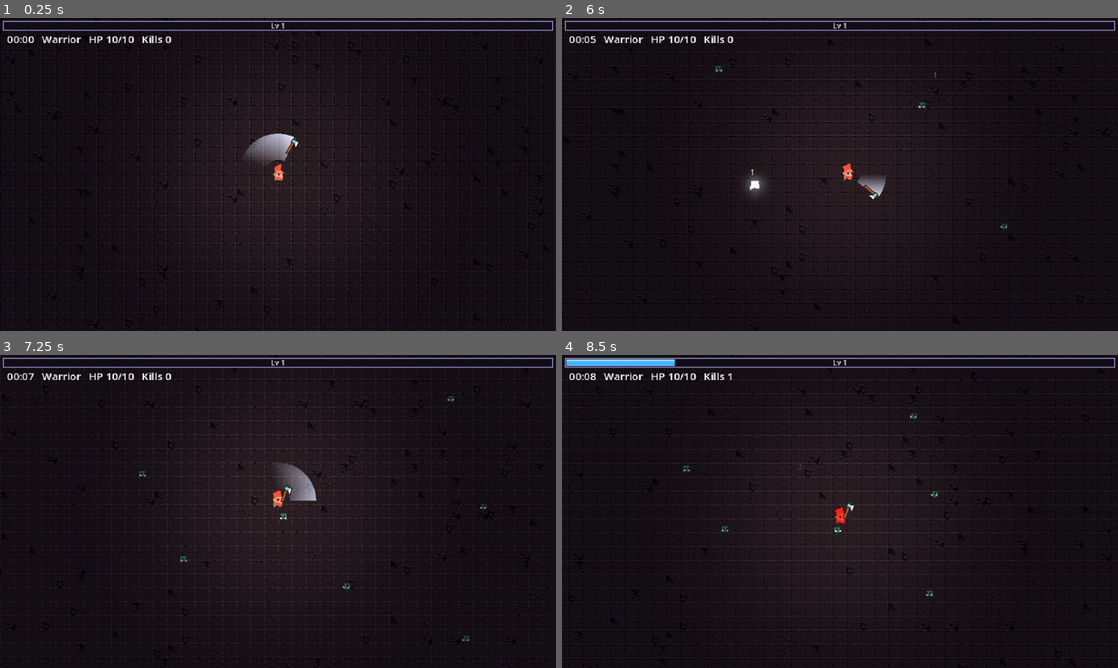
Above: before the commit, frames 1-4 (two rows, left to right).
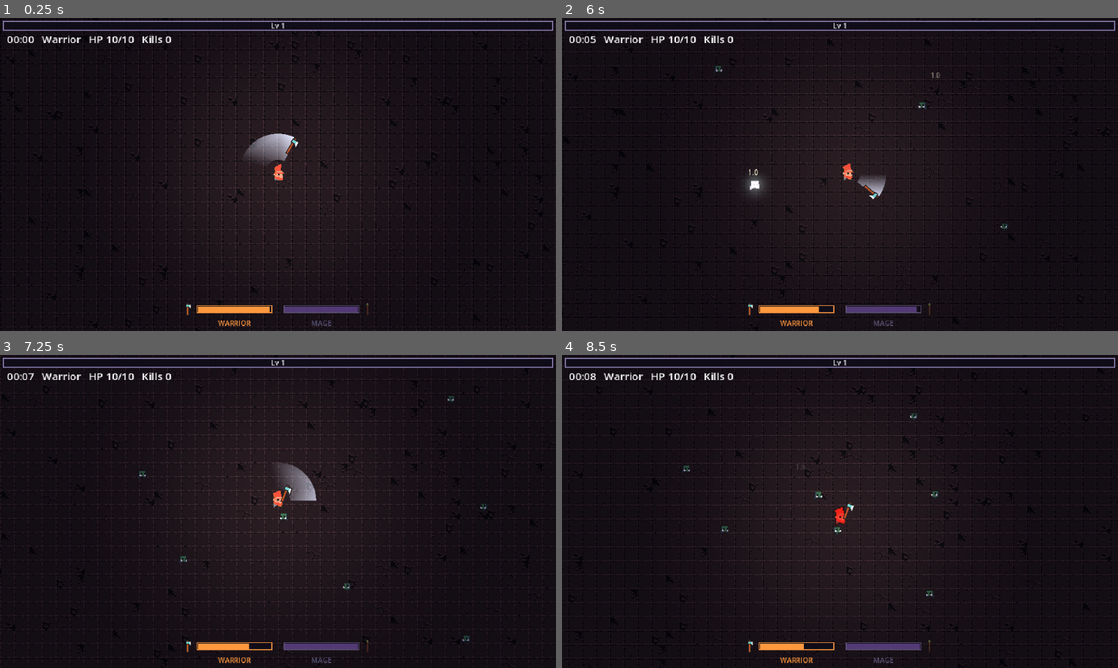
Above: after the commit, the same moments.

Repository: Unwin41/shiftborn
Game: Godot game, scene res://scenes/main.tscn
The game is run twice, just before and just after one commit, with the same random seed, the same clock (stepped at 60 frames per second) and the same inputs.
Inputs (mouse positions are in pixels of both pictures, inside the frame that each line leads up to):
- Up to frame 1 (0.25 s): no input
- Up to frame 2 (6 s): tap Enter at 0.5, 2.1 s; move the mouse to (962, 158) at 0.52 s; hold D (move_right) 0.53-1.28 s; tap Space (shift_form) at 0.6, 5.1 s; move the mouse to (728, 190) at 1.27 s; hold S (move_down) 1.28-2.03 s; tap Shift at 1.35, 5.85 s; move the mouse to (895, 105) at 2.02 s; hold D (move_right) 2.03-2.78 s; move the mouse to (812, 237) at 2.77 s; hold W (move_up) 2.78-3.53 s; tap 1 at 2.85 s; move the mouse to (1006, 221) at 3.52 s; hold A (move_left) 3.53-5.03 s; tap 2 at 3.6 s; move the mouse to (673, 127) at 4.27 s; tap 3 at 4.35 s; move the mouse to (867, 174) at 5.02 s; hold S (move_down) 5.03-5.78 s; move the mouse to (756, 96) at 5.77 s; hold D (move_right) from 5.78 s (still down)
- Up to frame 3 (7.25 s): move the mouse to (400, 495) at 6.52 s; release D (move_right) at 6.53 s; hold W (move_up) from 6.53 s (still down); tap Enter at 6.6 s
- Up to frame 4 (8.5 s): move the mouse to (728, 527) at 7.27 s; release W (move_up) at 7.28 s; hold D (move_right) 7.28-8.03 s; tap 1 at 7.35 s; move the mouse to (895, 442) at 8.02 s; hold S (move_down) from 8.03 s (still down); tap 2 at 8.1 s

The runs differ from the first frame. In frame 1, 0.8% of the frame differs, in the area x 33-67%, y 91-99%; in frame 2, 0.8%; in frame 3, 0.7%; in frame 4, 1.2%, in the area x 0-67%, y 1-99%.

Commit message:
feat: form resistances, form energy and player death
Shifting is now a real decision:
- Resistances: skeletons resist the mage, imps resist the warrior; the
  wrong form deals 25% (grey numbers, dull hit sound). A diamond above
  each resistant enemy shows the color of the form that beats it.
  Shift Burst ignores resistance.
- Form energy: the active form drains over 12s and its damage drops to
  50%; the resting form recovers over 6s. Shown as two bars with icons
  at the bottom center of the HUD.
- The player now flashes, squashes and vanishes on death, and the
  light dies out, like the enemies.
- New generated SFX: hit_resisted. README explains why to shift.
- Version 0.4.0

Co-Authored-By: Claude Opus 5.5 <noreply@anthropic.com>

Diff:
--- a/project.godot
+++ b/project.godot
@@ -11,7 +11,7 @@
 [application]
 
 config/name="Shiftborn"
-config/version="0.3.0"
+config/version="0.4.0"
 config/description="Survivors-like where you shift between knight and mage. GitHub Game Off 2026 (theme: SHIFT)."
 run/main_scene="res://scenes/main.tscn"
 config/features=PackedStringArray("4.7", "GL Compatibility")
--- a/scenes/enemy_runner.tscn
+++ b/scenes/enemy_runner.tscn
@@ -8,6 +8,7 @@
 max_health = 1.5
 contact_dps = 1.5
 body_radius = 5.0
+resisted_form = 0
 
 [node name="Sprite" parent="." index="0"]
 sprite_frames = ExtResource("2_imp")
--- a/scenes/enemy_skeleton.tscn
+++ b/scenes/enemy_skeleton.tscn
@@ -7,6 +7,7 @@
 move_speed = 38.0
 max_health = 6.0
 contact_dps = 3.0
+resisted_form = 1
 
 [node name="Sprite" parent="." index="0"]
 sprite_frames = ExtResource("2_skeleton")
--- a/scenes/main.tscn
+++ b/scenes/main.tscn
@@ -10,6 +10,7 @@
 [ext_resource type="PackedScene" path="res://scenes/enemy_skeleton.tscn" id="8_skeleton"]
 [ext_resource type="Script" path="res://scripts/damage_numbers.gd" id="9_numbers"]
 [ext_resource type="Script" path="res://scripts/xp_bar.gd" id="10_xp_bar"]
+[ext_resource type="Script" path="res://scripts/energy_bars.gd" id="11_energy"]
 
 [sub_resource type="Resource" id="Resource_opening"]
 script = ExtResource("5_wave")
@@ -95,6 +96,19 @@
 offset_bottom = 36.0
 theme_override_font_sizes/font_size = 12
 
+[node name="EnergyBars" type="Control" parent="HUD"]
+unique_name_in_owner = true
+anchors_preset = 12
+anchor_top = 1.0
+anchor_right = 1.0
+anchor_bottom = 1.0
+offset_top = -32.0
+offset_bottom = -6.0
+grow_horizontal = 2
+grow_vertical = 0
+mouse_filter = 2
+script = ExtResource("11_energy")
+
 [node name="CenterLabel" type="Label" parent="HUD"]
 unique_name_in_owner = true
 anchors_preset = 15
--- a/scripts/audio_manager.gd
+++ b/scripts/audio_manager.gd
@@ -28,6 +28,7 @@
 	&"axe_hit": {variants = 3, volume_db = -7.0, voices = 4, interval_ms = 35, pitch = 1.15},
 	&"bolt_cast": {variants = 3, volume_db = -13.0, voices = 3, interval_ms = 40, pitch = 1.08},
 	&"bolt_hit": {variants = 2, volume_db = -12.0, voices = 3, interval_ms = 35, pitch = 1.12},
+	&"hit_resisted": {variants = 2, volume_db = -9.0, voices = 3, interval_ms = 45, pitch = 1.06},
 	&"enemy_death": {variants = 3, volume_db = -9.0, voices = 4, interval_ms = 30, pitch = 1.15},
 	&"player_hurt": {variants = 2, volume_db = -4.0, voices = 1, interval_ms = 150, pitch = 1.05},
 	&"player_death": {variants = 1, volume_db = -2.0, voices = 1, interval_ms = 0, pitch = 1.0},
--- a/scripts/bolt.gd
+++ b/scripts/bolt.gd
@@ -64,8 +64,9 @@
 		return
 	_hit[id] = true
 	var hit_position := area.global_position
-	area.take_damage(damage)
-	AudioManager.play(&"bolt_hit")
+	area.take_damage(damage, Player.Form.MAGE)
+	var resisted: bool = area is Enemy and area.resists(Player.Form.MAGE)
+	AudioManager.play(&"hit_resisted" if resisted else &"bolt_hit")
 	if chain > 0 and _jump_from(hit_position):
 		chain -= 1
 		return
--- a/scripts/damage_numbers.gd
+++ b/scripts/damage_numbers.gd
@@ -13,6 +13,8 @@
 const MAX_ACTIVE_HIGH := 80
 const MAX_ACTIVE_LOW := 30
 const COLOR := Color(1.0, 0.95, 0.8)
+## Hits on a resisted form: grey, so the player sees the attack is weak.
+const RESISTED_COLOR := Color(0.6, 0.6, 0.66)
 const OUTLINE_COLOR := Color(0.05, 0.03, 0.08, 0.9)
 ## Numbers start a bit above the enemy's feet.
 const START_OFFSET := Vector2(0.0, -10.0)
@@ -26,6 +28,7 @@
 var _positions: PackedVector2Array = []
 var _texts: PackedStringArray = []
 var _ages: PackedFloat32Array = []
+var _colors: PackedColorArray = []
 var _lines: Dictionary[String, TextLine] = {}
 
 
@@ -41,7 +44,7 @@
 	material = UNSHADED
 
 
-func spawn(at: Vector2, amount: float) -> void:
+func spawn(at: Vector2, amount: float, resisted: bool = false) -> void:
 	if amount <= 0.0:
 		return
 	if _positions.size() >= max_active:
@@ -49,6 +52,11 @@
 	_positions.append(at + START_OFFSET)
 	_texts.append(format_amount(amount))
 	_ages.append(0.0)
+	_colors.append(RESISTED_COLOR if resisted else COLOR)
+
+
+func color_of_newest() -> Color:
+	return _colors[_colors.size() - 1] if not _colors.is_empty() else COLOR
 
 
 func count() -> int:
@@ -82,7 +90,7 @@
 		var line := _line_for(_texts[i])
 		var at := _positions[i] + Vector2(-TEXT_WIDTH * 0.5, -RISE * t - line.get_line_ascent())
 		line.draw_outline(canvas, at, OUTLINE_SIZE, Color(OUTLINE_COLOR, OUTLINE_COLOR.a * alpha))
-		line.draw(canvas, at, Color(COLOR, alpha))
+		line.draw(canvas, at, Color(_colors[i], alpha))
 
 
 func _line_for(text: String) -> TextLine:
@@ -103,3 +111,4 @@
 	_positions.remove_at(0)
 	_texts.remove_at(0)
 	_ages.remove_at(0)
+	_colors.remove_at(0)
--- a/scripts/enemy.gd
+++ b/scripts/enemy.gd
@@ -5,7 +5,8 @@
 ## Needs an AnimatedSprite2D child named "Sprite" with a "run" animation.
 
 signal died(enemy: Enemy)
-signal damaged(enemy: Enemy, amount: float)
+## [param resisted] is true when the hit came from the form it resists.
+signal damaged(enemy: Enemy, amount: float, resisted: bool)
 
 const PLAYER_RADIUS := 7.0
 const HIT_FLASH_TIME := 0.08
@@ -17,6 +18,11 @@
 ## Death pop: flash, squash and fade before the node is freed.
 const DEATH_TIME := 0.2
 const DEATH_SCALE := Vector2(1.5, 0.3)
+## "No form": a neutral damage source, or an enemy that resists nothing.
+const NO_FORM := -1
+## Share of damage taken from the resisted form.
+const RESISTED_DAMAGE := 0.25
+const WEAKNESS_MARK_OFFSET := Vector2(0.0, -12.0)
 
 @export var move_speed: float = 45.0
 @export var max_health: float = 3.0
@@ -24,18 +30,35 @@
 @export var body_radius: float = 6.0
 ## XP granted to the player on death.
 @export var xp_value: int = 1
+## Form whose attacks deal only [constant RESISTED_DAMAGE] of their damage.
+@export_enum("None:-1", "Warrior:0", "Mage:1") var resisted_form: int = NO_FORM
 
 var target: Node2D
 var health: float
 
 var _hit_flash: float = 0.0
+var _weakness_mark: WeaknessMark
 var _knockback_velocity: Vector2 = Vector2.ZERO
 
 @onready var _sprite: AnimatedSprite2D = $Sprite
 
 
+static func damage_after_resist(amount: float, resisted: int, source_form: int) -> float:
+	if resisted != NO_FORM and source_form == resisted:
+		return amount * RESISTED_DAMAGE
+	return amount
+
+
+func resists(source_form: int) -> bool:
+	return resisted_form != NO_FORM and source_form == resisted_form
+
+
 func _ready() -> void:
 	health = max_health
+	if resisted_form != NO_FORM:
+		var weak_to := Player.Form.MAGE if resisted_form == Player.Form.KNIGHT else Player.Form.KNIGHT
+		_weakness_mark = WeaknessMark.create(weak_to, WEAKNESS_MARK_OFFSET)
+		add_child(_weakness_mark)
 	_sprite.play(&"run")
 	# Desync animations so a crowd does not bob in lockstep.
 	_sprite.frame = randi() % maxi(_sprite.sprite_frames.get_frame_count(&"run"), 1)
@@ -56,12 +79,16 @@
 		target.take_damage(contact_dps * delta)
 
 
-func take_damage(amount: float) -> void:
+## [param source_form] is the attacking form, or [constant NO_FORM] for
+## damage that ignores resistance (Shift Burst).
+func take_damage(amount: float, source_form: int = NO_FORM) -> void:
 	if health <= 0.0:
 		return
-	var dealt := minf(amount, health)
-	health -= amount
-	damaged.emit(self, dealt)
+	var resisted := resists(source_form)
+	var final_amount := damage_after_resist(amount, resisted_form, source_form)
+	var dealt := minf(final_amount, health)
+	health -= final_amount
+	damaged.emit(self, dealt, resisted)
 	_hit_flash = HIT_FLASH_TIME
 	_sprite.modulate = HIT_FLASH_MODULATE
 	if health <= 0.0:
@@ -78,6 +105,8 @@
 			remove_from_group(group)
 	set_deferred(&"monitorable", false)
 	set_physics_process(false)
+	if _weakness_mark != null:
+		_weakness_mark.hide()
 	var tween := create_tween().set_parallel()
 	tween.tween_property(_sprite, ^"scale", DEATH_SCALE, DEATH_TIME).set_ease(Tween.EASE_OUT)
 	tween.tween_property(_sprite, ^"modulate", Color(HIT_FLASH_MODULATE, 0.0), DEATH_TIME)
--- /dev/null
+++ b/scripts/energy_bars.gd
@@ -0,0 +1,82 @@
+class_name EnergyBars
+extends Control
+## HUD panel at the bottom center: one energy bar per form with its icon
+## and name. The active form is bright with a highlighted frame; the
+## resting one is dimmed. See [FormEnergy].
+
+const BAR_SIZE := Vector2(84.0, 6.0)
+const ICON_BOX := 14.0
+const ICON_GAP := 4.0
+## Space between the two halves of the panel.
+const CENTER_GAP := 16.0
+const LABEL_GAP := 3.0
+const FONT_SIZE := 8
+const BACKGROUND := Color(0.06, 0.05, 0.1, 0.85)
+const FRAME_IDLE := Color(0.35, 0.32, 0.45)
+const IDLE_ALPHA := 0.4
+const KNIGHT_ICON := preload("res://assets/0x72_dungeon/frames/weapon_axe.png")
+const MAGE_ICON := preload("res://assets/0x72_dungeon/frames/weapon_green_magic_staff.png")
+const NAMES: PackedStringArray = ["WARRIOR", "MAGE"]
+
+var _levels: PackedFloat32Array = [1.0, 1.0]
+var _active: int = 0
+
+
+static func panel_size() -> Vector2:
+	var half := ICON_BOX + ICON_GAP + BAR_SIZE.x
+	return Vector2(half * 2.0 + CENTER_GAP, ICON_BOX + LABEL_GAP + FONT_SIZE)
+
+
+func _init() -> void:
+	mouse_filter = Control.MOUSE_FILTER_IGNORE
+	custom_minimum_size = panel_size()
+
+
+func show_levels(knight_level: float, mage_level: float, active: Player.Form) -> void:
+	if is_equal_approx(knight_level, _levels[0]) and is_equal_approx(mage_level, _levels[1]) and active == _active:
+		return
+	_levels[0] = clampf(knight_level, 0.0, 1.0)
+	_levels[1] = clampf(mage_level, 0.0, 1.0)
+	_active = active
+	queue_redraw()
+
+
+func level_of(form: int) -> float:
+	return _levels[form]
+
+
+func active_form() -> int:
+	return _active
+
+
+func _draw() -> void:
+	var origin := Vector2((size.x - panel_size().x) * 0.5, 0.0)
+	var half := ICON_BOX + ICON_GAP + BAR_SIZE.x
+	# Warrior on the left (icon, then bar); mage on the right (bar, then icon).
+	_draw_half(Player.Form.KNIGHT, origin, false)
+	_draw_half(Player.Form.MAGE, origin + Vector2(half + CENTER_GAP, 0.0), true)
+
+
+func _draw_half(form: int, at: Vector2, icon_on_right: bool) -> void:
+	var active := form == _active
+	var color := Player.ui_color(form)
+	var alpha := 1.0 if active else IDLE_ALPHA
+	var icon_x := at.x + BAR_SIZE.x + ICON_GAP if icon_on_right else at.x
+	var bar_x := at.x if icon_on_right else at.x + ICON_BOX + ICON_GAP
+	_draw_icon(KNIGHT_ICON if form == Player.Form.KNIGHT else MAGE_ICON, Rect2(icon_x, at.y, ICON_BOX, ICON_BOX), alpha)
+	var bar := Rect2(Vector2(bar_x, at.y + (ICON_BOX - BAR_SIZE.y) * 0.5), BAR_SIZE)
+	draw_rect(bar.grow(1.0), BACKGROUND)
+	draw_rect(Rect2(bar.position, Vector2(bar.size.x * _levels[form], bar.size.y)), Color(color, alpha))
+	draw_rect(bar.grow(1.0), color if active else FRAME_IDLE, false, 1.0)
+	var font := get_theme_default_font()
+	var label_y := at.y + ICON_BOX + LABEL_GAP + font.get_ascent(FONT_SIZE)
+	var label_color := Color(color, alpha) if active else FRAME_IDLE
+	draw_string(font, Vector2(bar.position.x, label_y), NAMES[form], HORIZONTAL_ALIGNMENT_CENTER, bar.size.x, FONT_SIZE, label_color)
+
+
+## Draws [param texture] scaled to fit [param box], keeping its aspect.
+func _draw_icon(texture: Texture2D, box: Rect2, alpha: float) -> void:
+	var texture_size := texture.get_size()
+	var scale_factor := minf(box.size.x / texture_size.x, box.size.y / texture_size.y)
+	var drawn := texture_size * scale_factor
+	draw_texture_rect(texture, Rect2(box.position + (box.size - drawn) * 0.5, drawn), false, Color(1, 1, 1, alpha))
--- /dev/null
+++ b/scripts/form_energy.gd
@@ -0,0 +1,30 @@
+class_name FormEnergy
+extends RefCounted
+## Stamina of the two forms. The active form tires while it fights and
+## deals less damage; the idle form rests and recovers, so shifting every
+## so often keeps damage high.
+
+## Seconds for the active form to drain from full to empty.
+const DRAIN_TIME := 12.0
+## Seconds for the idle form to recover from empty to full.
+const RECOVER_TIME := 6.0
+## Damage multiplier of an empty form; a full form deals full damage.
+const MIN_DAMAGE := 0.5
+
+var _levels: PackedFloat32Array = [1.0, 1.0]
+
+
+## Energy of [param form], 0..1.
+func level(form: Player.Form) -> float:
+	return _levels[form]
+
+
+func damage_multiplier(form: Player.Form) -> float:
+	return lerpf(MIN_DAMAGE, 1.0, _levels[form])
+
+
+## Drains [param active] and recovers the other form over [param delta] seconds.
+func tick(active: Player.Form, delta: float) -> void:
+	for form in _levels.size():
+		var change := -delta / DRAIN_TIME if form == active else delta / RECOVER_TIME
+		_levels[form] = clampf(_levels[form] + change, 0.0, 1.0)
--- a/scripts/main.gd
+++ b/scripts/main.gd
@@ -13,6 +13,7 @@
 @onready var status_label: Label = %StatusLabel
 @onready var center_label: Label = %CenterLabel
 @onready var xp_bar: XpBar = %XpBar
+@onready var energy_bars: EnergyBars = %EnergyBars
 @onready var damage_numbers: DamageNumbers = $DamageNumbers
 @onready var world_environment: WorldEnvironment = $WorldEnvironment
 
@@ -58,6 +59,7 @@
 		kills,
 	]
 	xp_bar.set_progress(experience.level, experience.progress())
+	energy_bars.show_levels(player.energy_level(Player.Form.KNIGHT), player.energy_level(Player.Form.MAGE), player.form)
 	if not _run_over and spawner.elapsed >= RUN_LENGTH:
 		AudioManager.play(&"run_win")
 		_end_run("YOU SURVIVED")
@@ -75,8 +77,8 @@
 		enemy.damaged.connect(_on_enemy_damaged)
 
 
-func _on_enemy_damaged(enemy: Enemy, amount: float) -> void:
-	damage_numbers.spawn(enemy.global_position, amount)
+func _on_enemy_damaged(enemy: Enemy, amount: float, resisted: bool) -> void:
+	damage_numbers.spawn(enemy.global_position, amount, resisted)
 
 
 ## HDR 2D and glow only on HIGH; see [Quality]. The scene ships with glow
--- a/scripts/player.gd
+++ b/scripts/player.gd
@@ -30,6 +30,9 @@
 const SHIFT_BURST_COOLDOWN := 2.0
 const KNIGHT_LIGHT_COLOR := Color(1.0, 0.88, 0.72)
 const MAGE_LIGHT_COLOR := Color(0.72, 0.66, 1.0)
+## HUD colors of the forms: energy bars, weakness marks.
+const KNIGHT_UI_COLOR := Color(1.0, 0.6, 0.25)
+const MAGE_UI_COLOR := Color(0.72, 0.5, 1.0)
 ## Torch flicker: energy wobbles by this much around the base energy.
 const LIGHT_FLICKER := 0.05
 const LIGHT_FLICKER_SPEED := 9.0
@@ -39,6 +42,10 @@
 const DEATH_TRAUMA := 0.8
 const SHIFT_TRAUMA := 0.15
 const SHIFT_BURST_TRAUMA := 0.4
+## Death: flash white, squash and fade like the enemies, while the light dies.
+const DEATH_TIME := 0.6
+const DEATH_SCALE := Vector2(1.8, 0.2)
+const DEATH_FLASH := Color(8.0, 8.0, 8.0)
 
 @export var move_speed: float = 110.0
 @export var max_health: float = 10.0
@@ -82,6 +89,7 @@
 var _hurt_feedback_timer: float = 0.0
 var _light_base_energy: float = 0.0
 var _light_time: float = 0.0
+var _energy := FormEnergy.new()
 ## Blades that already hit each enemy this spin (instance id -> bitmask).
 var _sword_hits: Dictionary[int, int] = {}
 
@@ -108,6 +116,7 @@
 	_burst_timer = maxf(_burst_timer - delta, 0.0)
 	_hurt_feedback_timer = maxf(_hurt_feedback_timer - delta, 0.0)
 	_update_light(delta)
+	_energy.tick(form, delta)
 	_update_hurt_flash(delta)
 	if regen_per_second > 0.0:
 		heal(regen_per_second * delta)
@@ -147,6 +156,7 @@
 		is_dead = true
 		_shake(DEATH_TRAUMA)
 		AudioManager.play(&"player_death")
+		_play_death()
 		died.emit()
 	elif _hurt_feedback_timer == 0.0:
 		_hurt_feedback_timer = HURT_FEEDBACK_COOLDOWN
@@ -155,6 +165,19 @@
 		hurt_feedback.emit()
 
 
+## The body vanishes but the node stays: the camera and the run screen
+## still need it.
+func _play_death() -> void:
+	_sword.cancel()
+	_sword.hide()
+	_sprite.modulate = DEATH_FLASH
+	var tween := create_tween().set_parallel()
+	tween.tween_property(_sprite, ^"scale", DEATH_SCALE, DEATH_TIME).set_ease(Tween.EASE_OUT)
+	tween.tween_property(_sprite, ^"modulate", Color(DEATH_FLASH, 0.0), DEATH_TIME)
+	tween.tween_property(_light, ^"energy", 0.0, DEATH_TIME * 2.0)
+	tween.chain().tween_callback(_sprite.hide)
+
+
 func heal(amount: float) -> void:
 	if is_dead or amount <= 0.0 or health >= max_health:
 		return
@@ -170,6 +193,15 @@
 	_sword.reach = knight_radius
 	_sword.blade_count = blade_count
 	health_changed.emit(health, max_health)
+
+
+static func ui_color(of_form: int) -> Color:
+	return KNIGHT_UI_COLOR if of_form == Form.KNIGHT else MAGE_UI_COLOR
+
+
+## Energy of [param of_form], 0..1. See [FormEnergy].
+func energy_level(of_form: Form) -> float:
+	return _energy.level(of_form)
 
 
 func form_name() -> String:
@@ -258,8 +290,9 @@
 		return
 	if knockback > 0.0 and enemy.has_method("knockback"):
 		enemy.knockback(offset.normalized() * knockback)
-	enemy.take_damage(knight_damage)
-	AudioManager.play(&"axe_hit")
+	enemy.take_damage(knight_damage * _energy.damage_multiplier(Form.KNIGHT), Form.KNIGHT)
+	var resisted: bool = enemy is Enemy and enemy.resists(Form.KNIGHT)
+	AudioManager.play(&"hit_resisted" if resisted else &"axe_hit")
 	heal(lifesteal)
 
 
@@ -286,7 +319,7 @@
 	for i in bolt_count:
 		var bolt := BOLT_SCENE.instantiate() as Bolt
 		bolt.direction = aim.rotated((i - (bolt_count - 1) * 0.5) * MULTISHOT_SPREAD)
-		bolt.damage = mage_damage
+		bolt.damage = mage_damage * _energy.damage_multiplier(Form.MAGE)
 		bolt.pierce = bolt_pierce
 		bolt.chain = bolt_chain
 		bolt.enemy_group = enemy_group
--- /dev/null
+++ b/scripts/weakness_mark.gd
@@ -0,0 +1,31 @@
+class_name WeaknessMark
+extends Node2D
+## Small diamond above a resistant enemy, colored like the form that
+## defeats it (the form it does NOT resist).
+
+const SIZE := 2.5
+const OUTLINE := Color(0.05, 0.04, 0.08)
+const UNSHADED := preload("res://assets/fx/unshaded.tres")
+
+var color: Color = Color.WHITE
+
+
+static func create(weak_to: Player.Form, at: Vector2) -> WeaknessMark:
+	var mark := WeaknessMark.new()
+	mark.color = Player.ui_color(weak_to)
+	mark.position = at
+	return mark
+
+
+func _init() -> void:
+	material = UNSHADED
+	z_index = 5
+
+
+func _draw() -> void:
+	draw_colored_polygon(_diamond(SIZE + 1.0), OUTLINE)
+	draw_colored_polygon(_diamond(SIZE), color)
+
+
+func _diamond(radius: float) -> PackedVector2Array:
+	return PackedVector2Array([Vector2(0, -radius), Vector2(radius, 0), Vector2(0, radius), Vector2(-radius, 0)])
--- a/tests/unit/test_damage_numbers.gd
+++ b/tests/unit/test_damage_numbers.gd
@@ -40,3 +40,12 @@
 	assert_true(first == numbers._line_for("2"), "same text should reuse its TextLine")
 	assert_false(first == numbers._line_for("3"), "different text needs its own TextLine")
 	numbers.free()
+
+
+func test_resisted_hits_are_grey() -> void:
+	var numbers := DamageNumbers.new()
+	numbers.spawn(Vector2.ZERO, 1.0, true)
+	assert_eq(numbers.color_of_newest(), DamageNumbers.RESISTED_COLOR)
+	numbers.spawn(Vector2.ZERO, 1.0)
+	assert_eq(numbers.color_of_newest(), DamageNumbers.COLOR)
+	numbers.free()
--- /dev/null
+++ b/tests/unit/test_enemy_resist.gd
@@ -0,0 +1,26 @@
+extends TestCase
+
+
+func test_wrong_form_deals_a_quarter() -> void:
+	assert_almost_eq(Enemy.damage_after_resist(4.0, Player.Form.MAGE, Player.Form.MAGE), 4.0 * Enemy.RESISTED_DAMAGE)
+
+
+func test_right_form_deals_full_damage() -> void:
+	assert_almost_eq(Enemy.damage_after_resist(4.0, Player.Form.MAGE, Player.Form.KNIGHT), 4.0)
+
+
+func test_neutral_source_and_neutral_enemy_ignore_resistance() -> void:
+	assert_almost_eq(Enemy.damage_after_resist(4.0, Player.Form.MAGE, Enemy.NO_FORM), 4.0)
+	assert_almost_eq(Enemy.damage_after_resist(4.0, Enemy.NO_FORM, Player.Form.MAGE), 4.0)
+
+
+func test_resistant_scenes_resist_the_expected_form() -> void:
+	var skeleton := preload("res://scenes/enemy_skeleton.tscn").instantiate() as Enemy
+	var imp := preload("res://scenes/enemy_runner.tscn").instantiate() as Enemy
+	var goblin := preload("res://scenes/enemy.tscn").instantiate() as Enemy
+	assert_eq(skeleton.resisted_form, Player.Form.MAGE, "skeleton should shrug off bolts")
+	assert_eq(imp.resisted_form, Player.Form.KNIGHT, "imp should shrug off the axe")
+	assert_eq(goblin.resisted_form, Enemy.NO_FORM, "goblin should be neutral")
+	skeleton.free()
+	imp.free()
+	goblin.free()
--- /dev/null
+++ b/tests/unit/test_energy_bars.gd
@@ -0,0 +1,14 @@
+extends TestCase
+
+
+func test_show_levels_clamps_and_tracks_the_active_form() -> void:
+	var bars := EnergyBars.new()
+	bars.show_levels(1.5, -0.2, Player.Form.MAGE)
+	assert_almost_eq(bars.level_of(Player.Form.KNIGHT), 1.0)
+	assert_almost_eq(bars.level_of(Player.Form.MAGE), 0.0)
+	assert_eq(bars.active_form(), Player.Form.MAGE)
+	bars.free()
+
+
+func test_panel_fits_the_screen_width() -> void:
+	assert_true(EnergyBars.panel_size().x < 640.0, "panel wider than the 640 px viewport")
--- /dev/null
+++ b/tests/unit/test_form_energy.gd
@@ -0,0 +1,29 @@
+extends TestCase
+
+
+func test_starts_full_at_full_damage() -> void:
+	var energy := FormEnergy.new()
+	assert_almost_eq(energy.level(Player.Form.KNIGHT), 1.0)
+	assert_almost_eq(energy.damage_multiplier(Player.Form.MAGE), 1.0)
+
+
+func test_active_form_drains_and_idle_form_recovers() -> void:
+	var energy := FormEnergy.new()
+	energy.tick(Player.Form.KNIGHT, FormEnergy.DRAIN_TIME * 0.5)
+	assert_almost_eq(energy.level(Player.Form.KNIGHT), 0.5)
+	assert_almost_eq(energy.level(Player.Form.MAGE), 1.0)
+	energy.tick(Player.Form.MAGE, FormEnergy.RECOVER_TIME * 0.25)
+	assert_almost_eq(energy.level(Player.Form.KNIGHT), 0.75)
+
+
+func test_levels_stay_between_zero_and_one() -> void:
+	var energy := FormEnergy.new()
+	energy.tick(Player.Form.MAGE, 1000.0)
+	assert_almost_eq(energy.level(Player.Form.MAGE), 0.0)
+	assert_almost_eq(energy.level(Player.Form.KNIGHT), 1.0)
+
+
+func test_empty_form_deals_minimum_damage() -> void:
+	var energy := FormEnergy.new()
+	energy.tick(Player.Form.KNIGHT, 1000.0)
+	assert_almost_eq(energy.damage_multiplier(Player.Form.KNIGHT), FormEnergy.MIN_DAMAGE)
Not shown, added: assets/audio/sfx/hit_resisted_0.wav.import
Not shown, added: assets/audio/sfx/hit_resisted_1.wav.import
Not shown, added: scripts/energy_bars.gd.uid
Not shown, added: scripts/form_energy.gd.uid
Not shown, added: scripts/weakness_mark.gd.uid
Not shown, added: tests/unit/test_enemy_resist.gd.uid
Not shown, added: tests/unit/test_energy_bars.gd.uid
Not shown, added: tests/unit/test_form_energy.gd.uid
Not shown, added: assets/audio/sfx/hit_resisted_0.wav
Not shown, added: assets/audio/sfx/hit_resisted_1.wav
